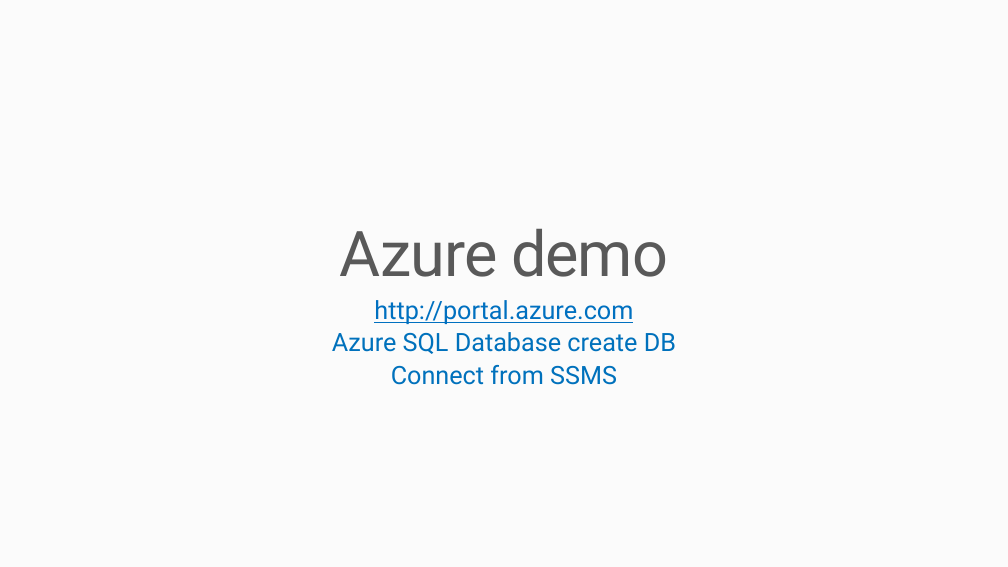
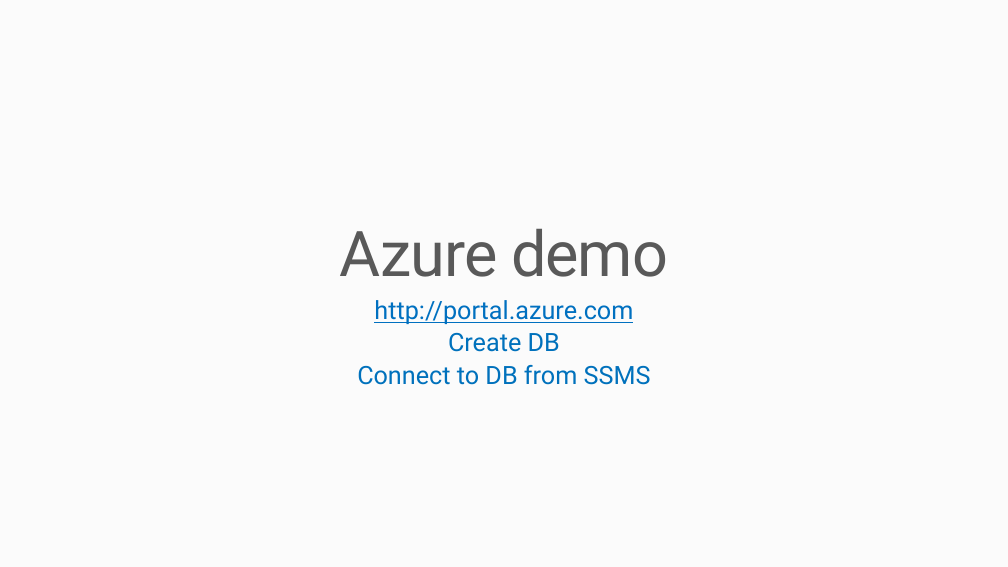
Before and after one commit to microsoft/WingTipTickets, a slide deck: slide 6 of Azure SQL Database - WingTipTickets HOL introduction and roadmap v2 2.pptx (slide 3 before the commit). Drawn at 1008x567 pixels with LibreOffice and Linux fonts; fonts in the diff are those of the drawing. Boxes give left, top, right and bottom in pixels: in the first picture for what was removed or moved away, otherwise in the second. Text is boxed around its words. In the diff, an @@ line names an element or a change of style, - is before the commit and + after.

```diff
--- a/Azure SQL Database - WingTipTickets HOL introduction and roadmap v2 2.pptx
+++ b/Azure SQL Database - WingTipTickets HOL introduction and roadmap v2 2.pptx
@@ subtitle at (357, 333, 651, 385): text changed @@
-Azure SQL Database create DB
-Connect from SSMS
+Create DB
+Connect to DB from SSMS
```
Also in this commit, not shown: 5 other slides changed, 2 slides added, 2 slides removed, 3 other files.
